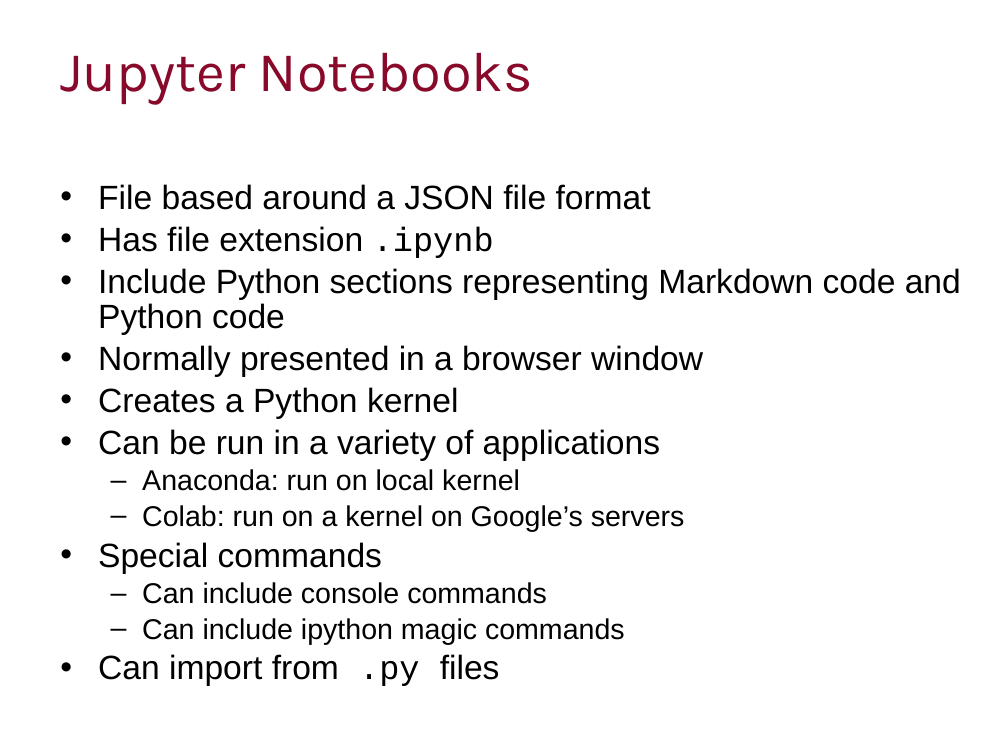
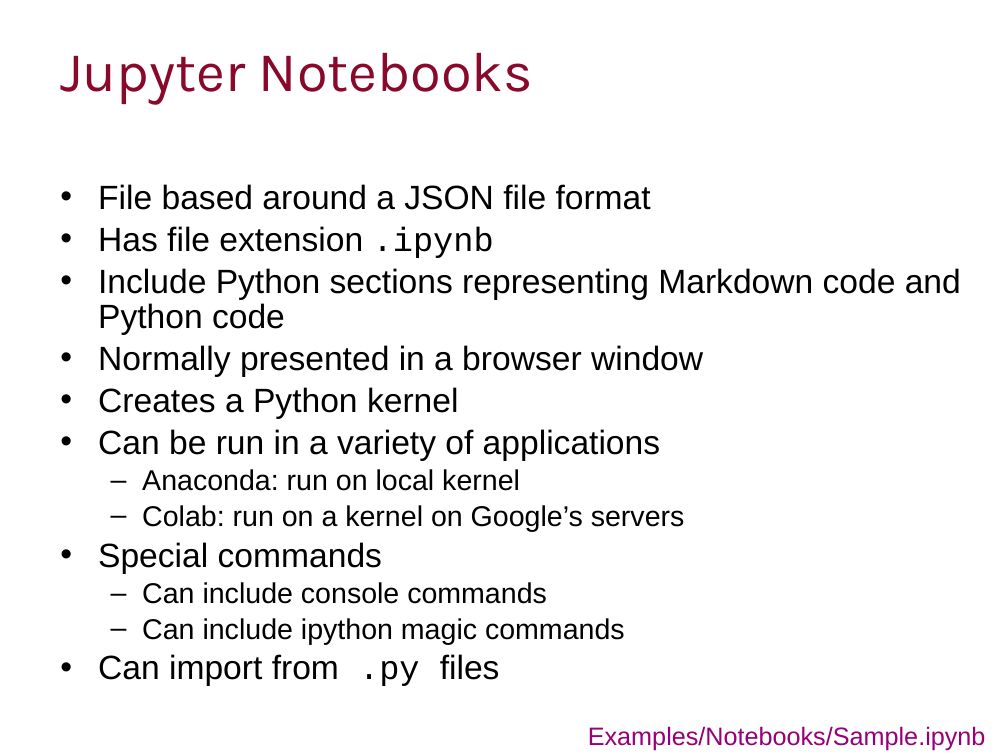
Before and after one commit to ImperialCollegeLondon/RCDS-managing-and-running-python-effectively, a slide deck: slide 21 of Managing and Running Python Effectively.pptx. Drawn at 1008x756 pixels with LibreOffice and Linux fonts; fonts in the diff are those of the drawing; background and template pictures are left out. Boxes give left, top, right and bottom in pixels: in the first picture for what was removed or moved away, otherwise in the second. Text is boxed around its words. In the diff, an @@ line names an element or a change of style, - is before the commit and + after.

```diff
--- a/Managing and Running Python Effectively.pptx
+++ b/Managing and Running Python Effectively.pptx
@@ text added at (588, 726, 986, 751), 18 pt, text #960078 @@
+Examples/Notebooks/Sample.ipynb
```
Also in this commit, not shown: 6 other slides changed, 8 slides added, 5 other files.
